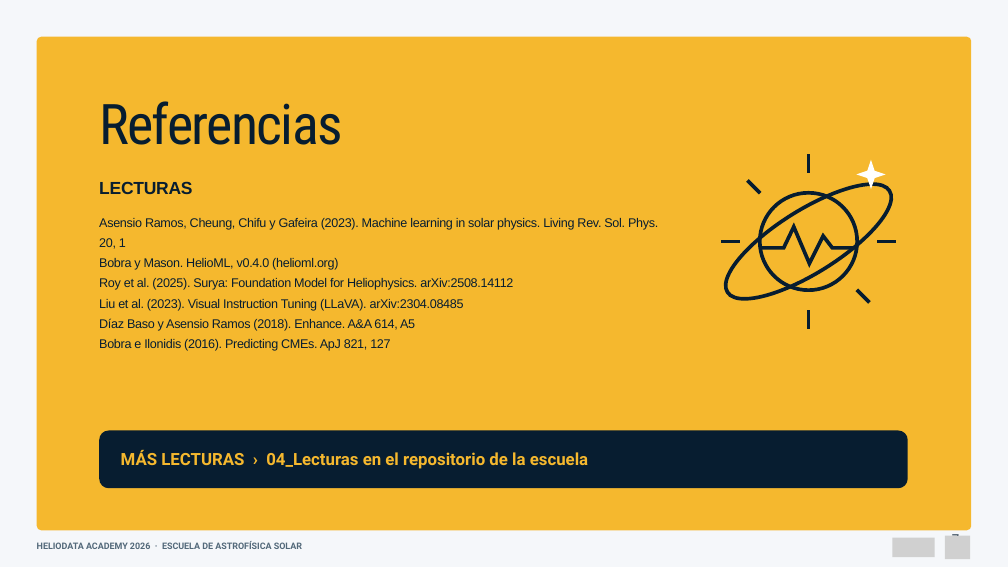
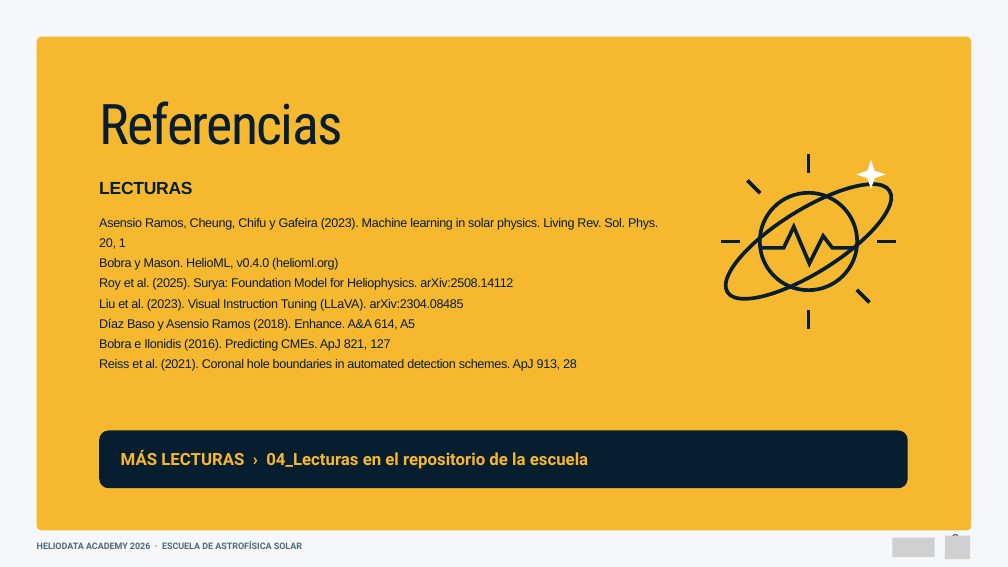
Before and after one commit to Group-of-Solar-Astrophysics/Escuela-Astrofisica-Solar-2026, a slide deck: slide 28 of 01_Material_por_expositor/Juan_Esteban_Agudelo_Ortiz/01_Presentacion/Machine_Learning_aplicado_al_Sol_Escuela_2026.pptx (slide 27 before the commit). Drawn at 1008x567 pixels with LibreOffice and Linux fonts; fonts in the diff are those of the drawing; grey boxes stand for pictures. Boxes give left, top, right and bottom in pixels: in the first picture for what was removed or moved away, otherwise in the second. Text is boxed around its words. In the diff, an @@ line names an element or a change of style, - is before the commit and + after.

```diff
--- a/01_Material_por_expositor/Juan_Esteban_Agudelo_Ortiz/01_Presentacion/Machine_Learning_aplicado_al_Sol_Escuela_2026.pptx
+++ b/01_Material_por_expositor/Juan_Esteban_Agudelo_Ortiz/01_Presentacion/Machine_Learning_aplicado_al_Sol_Escuela_2026.pptx
@@ text at [99, 359, 577, 371]: paragraph added @@
+Reiss et al. (2021). Coronal hole boundaries in automated detection schemes. ApJ 913, 28
```
Also in this commit, not shown: 10 other slides changed, 1 slide added, 6 other files.
